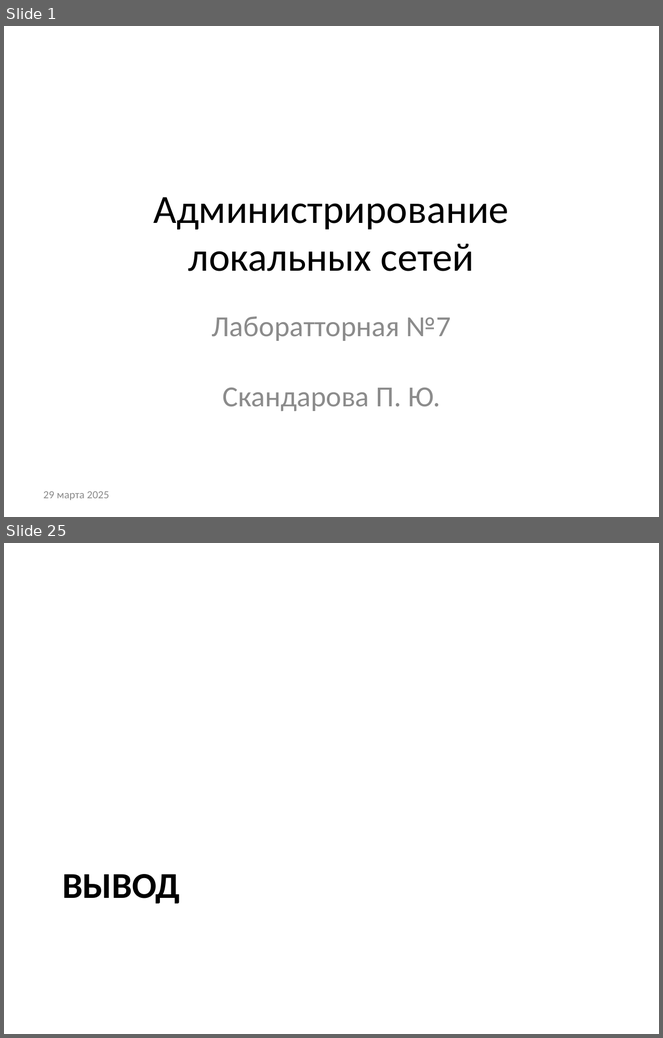
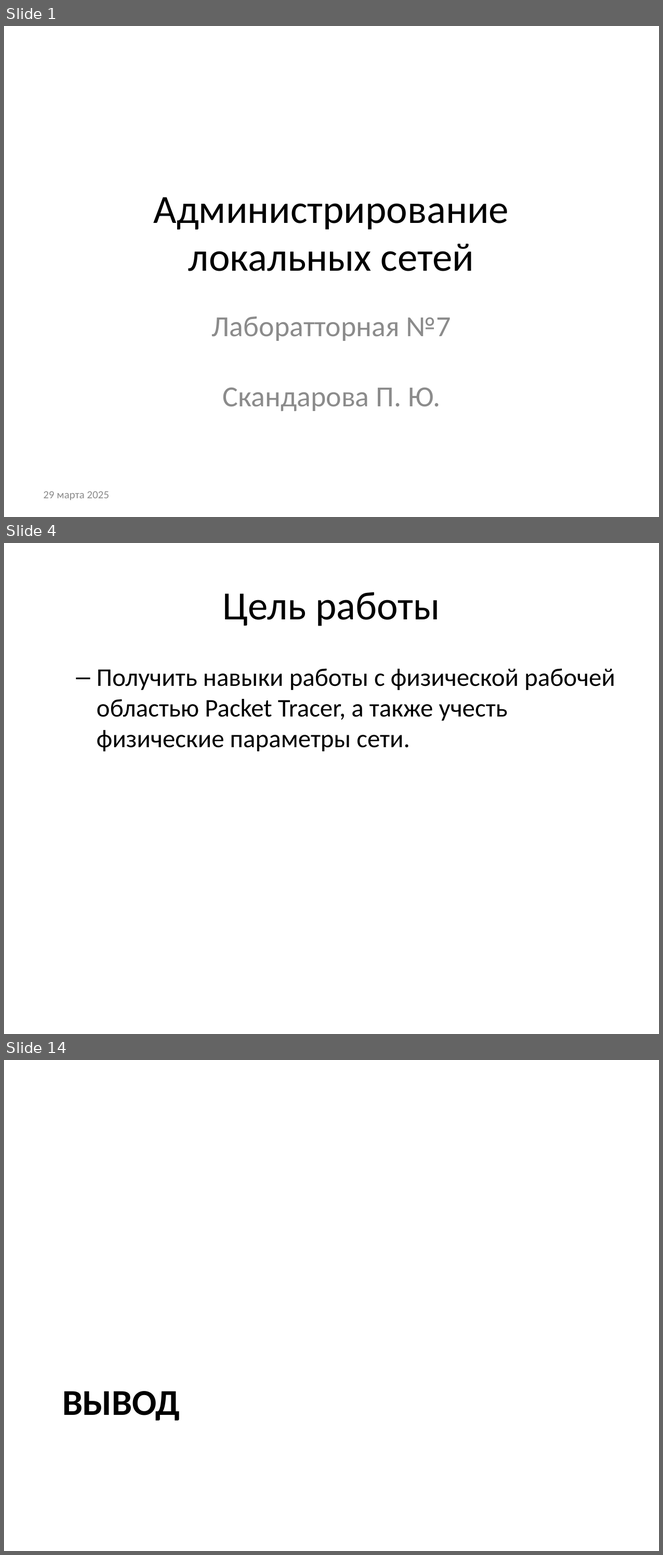
Before and after one commit to pyskandarova/study_2024-2025_net-admin, a slide deck: labs/lab07/presentation/presentation.pptx. Shown one above the other, each under a label of ours: slides 1 and 25 before the commit, slides 1, 4 and 14 after it; the slides between them are not shown. The pictures are 663x1038 and 663x1555 pixels, drawn with LibreOffice and Linux fonts; fonts in the diff are those of the drawing. Boxes give left, top, right and bottom in pixels: in the first picture for what was removed or moved away, otherwise in the second. Text is boxed around its words. In the diff, an @@ line names an element or a change of style, - is before the commit and + after.

```diff
--- a/labs/lab07/presentation/presentation.pptx
+++ b/labs/lab07/presentation/presentation.pptx
@@ slide 4 added at [4, 543, 659, 1034], background #FFFFFF @@
@@ title added at [223, 592, 440, 626], 44 pt, text #000000 @@
+Цель работы
@@ text added at [97, 668, 616, 752], 28 pt, text #000000 @@
+  – Получить навыки работы с физической рабочей областью Packet Tracer, а также учесть физические параметры сети.
@@ what was slide 25 is now slide 14 @@
```
Also in this commit, not shown: 8 slides changed, 3 other slides added, 15 slides removed, 2 other files.
